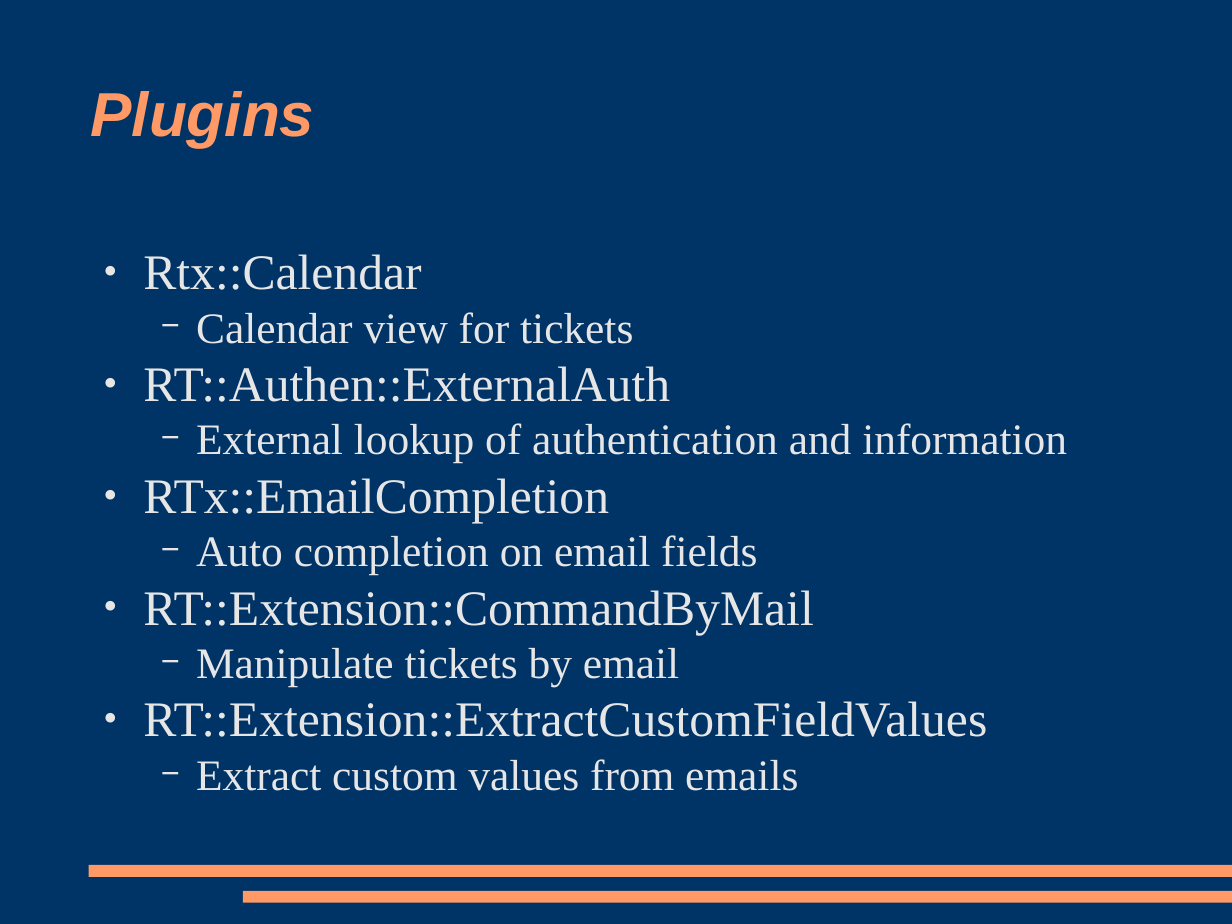
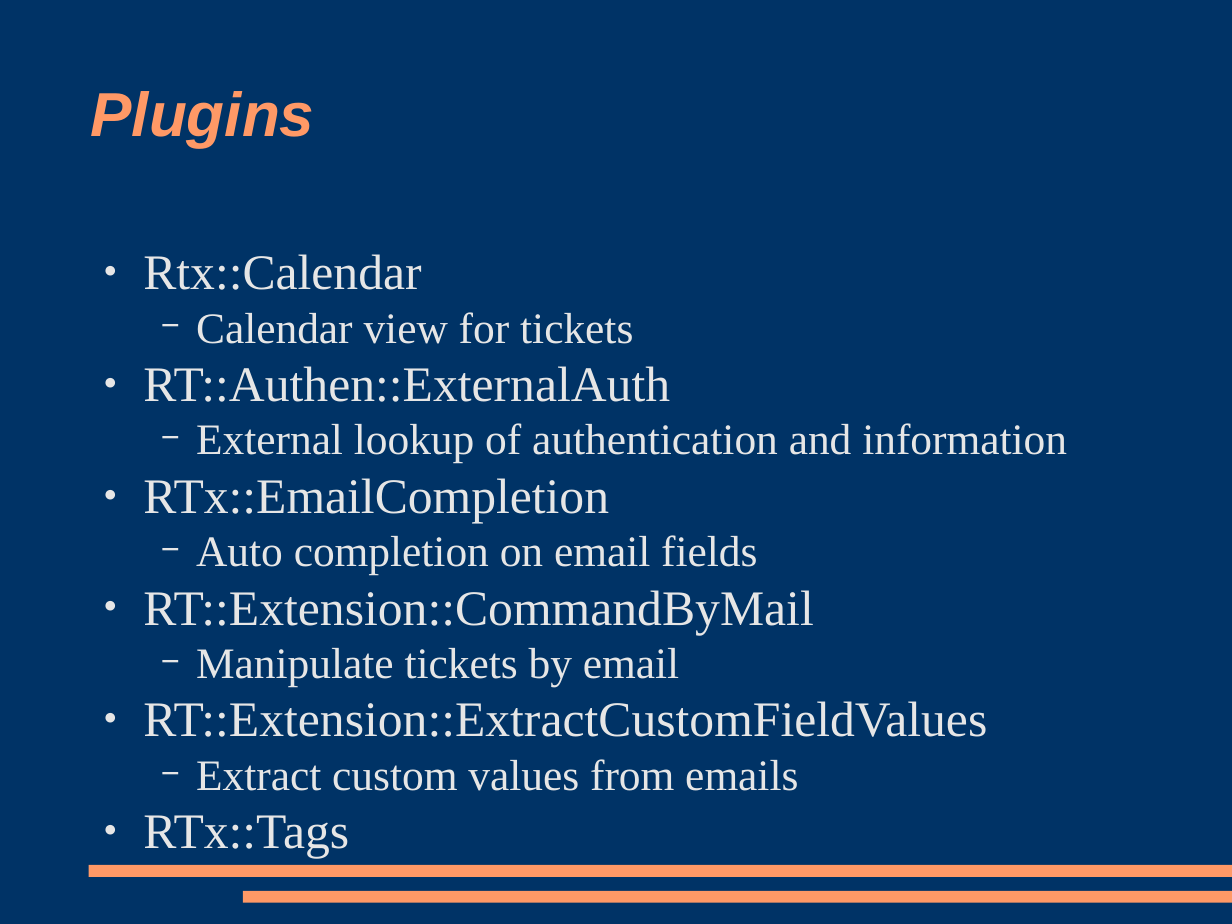
Before and after one commit to racke/Presentations, a slide deck: slide 14 of yapc2009/rt38.odp (slide 13 before the commit). Drawn at 1232x924 pixels with LibreOffice and Linux fonts; fonts in the diff are those of the drawing. Boxes give left, top, right and bottom in pixels: in the first picture for what was removed or moved away, otherwise in the second. Text is boxed around its words. In the diff, an @@ line names an element or a change of style, - is before the commit and + after.

```diff
--- a/yapc2009/rt38.odp
+++ b/yapc2009/rt38.odp
@@ text at [143, 815, 349, 858]: paragraph added @@
+● RTx::Tags
```
Also in this commit, not shown: 7 other slides changed, 3 slides added, 1 slide removed.
